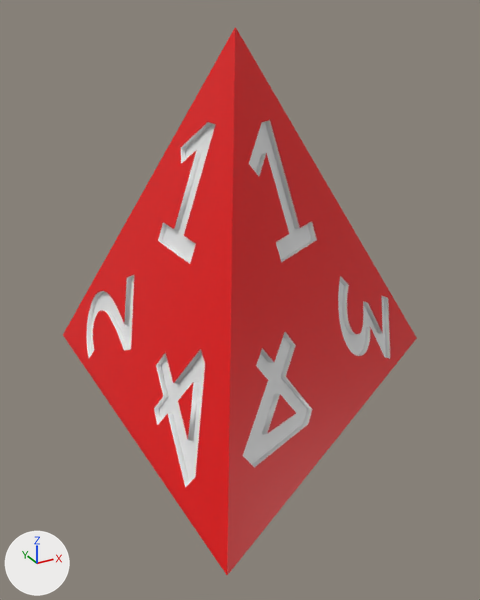
Before and after pictures for a commit that changed the glTF model static/dice/d4.glb.
Before and after are seen from a camera (50 mm lens) standing at (-1.08, -2.0, 1.05) and looking at (0.01, -0.01, 0.06). The axes (+X, +Y, +Z) are drawn at lower left. The lights are the same throughout. Vertices at the same position are counted once.

In view in the first picture: 'd4.001'.
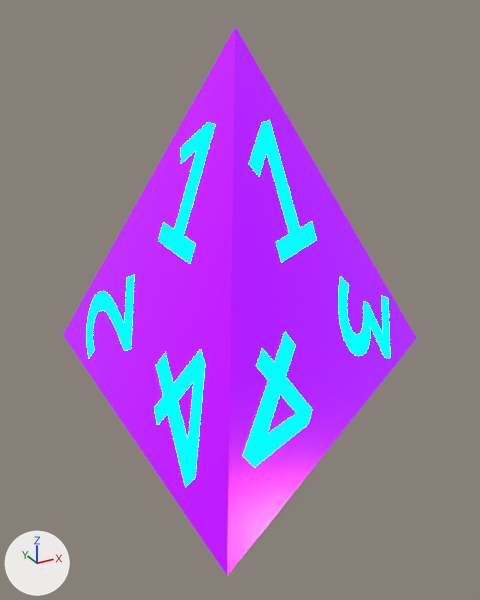
Commit message: update dice

Pixel boxes (x1, y1, x2, y2) of what changed, in the pictures (480 x 600 px):
part 1 of me_solid_001, recoloured (red to purple): (63, 27, 417, 575) in both
part 2 of me_solid_001, recoloured (white to cyan): (86, 120, 390, 487) in both

The edits, one by one:
Material 'synthwave-pink-dice-material' (mat_synthwave_pink_dice_material) is new.
Its base color is (0.8, 0.0, 0.788) (pink #e700e6).
Its metallic is 0.507.
Its roughness is 0.25.
Its emission color is (0.136, 0.0, 0.75) (purple #6700e1).
Its emission strength is 1.0.
Material 'synthwave-blue-number-material' (mat_synthwave_blue_number_material) is new.
Its base color is (0.0, 0.0, 0.0) (black #000000).
Its metallic is 1.0.
Its roughness is 1.0.
Its emission color is (0.0, 1.0, 1.0) (cyan #00ffff).
Its emission strength is 5.0.
me_solid_001 has 3850 vertices, 7696 faces and spans x -0.47..0.94, y -0.82..0.82, z -0.33..1.0.
me_solid_001 is used by ob_d4_001; location (0.0, 0.0, 0.0).
me_solid_001 part 1: all 1948 faces that had it switch from mat_dice_material (red #e70002) to mat_synthwave_pink_dice_material (pink #e700e6).
me_solid_001 part 2: all 5748 faces that had it switch from mat_numbers_material (white #e7e7e7) to mat_synthwave_blue_number_material (black #000000).
